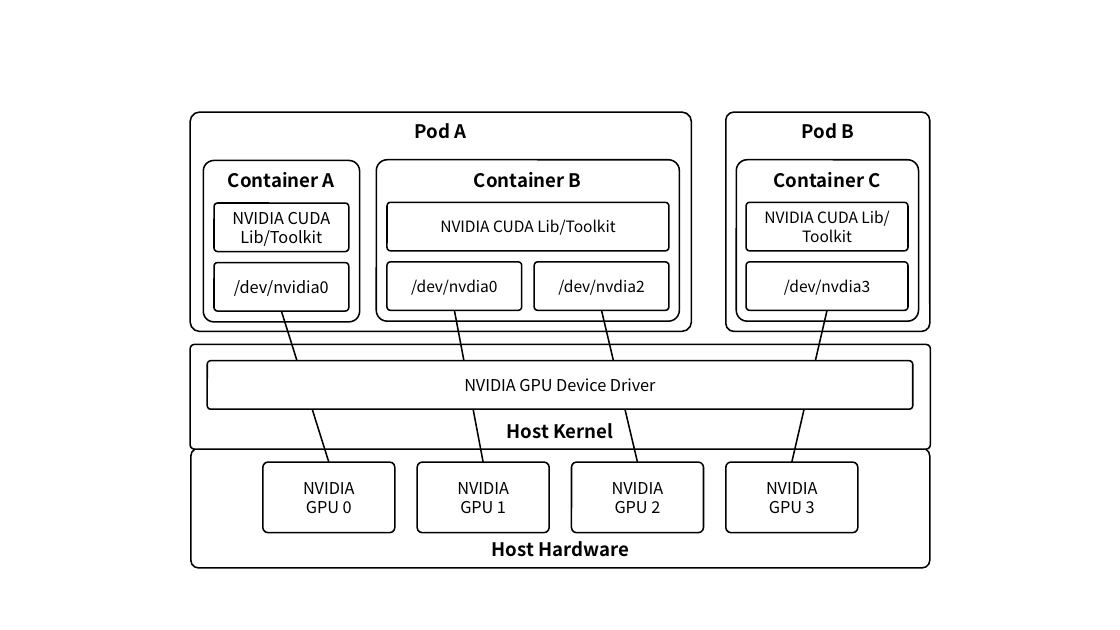
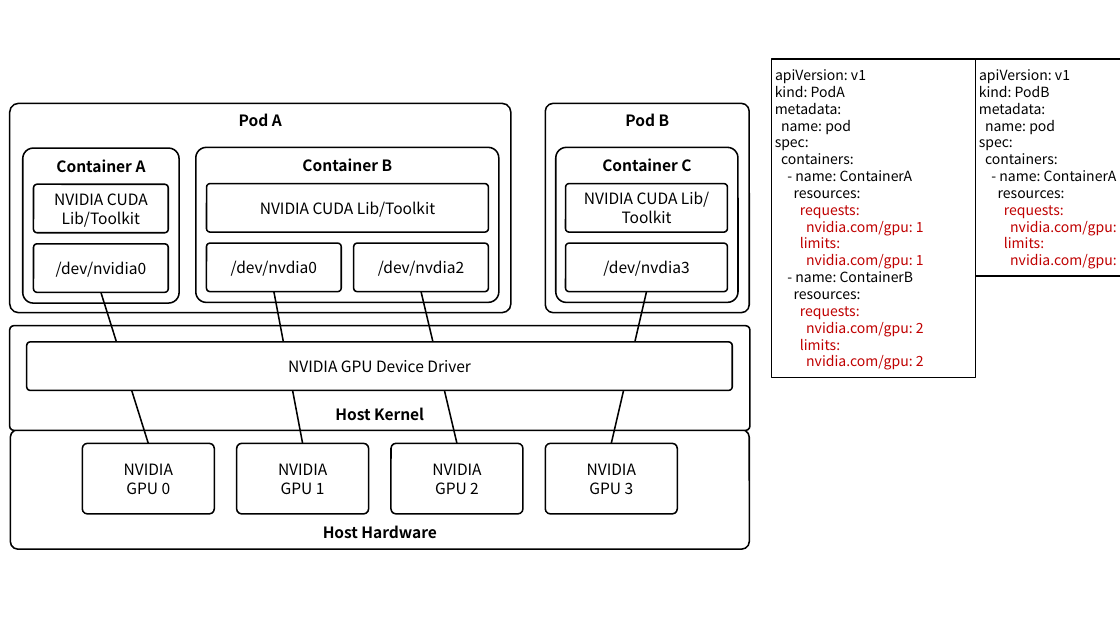
Before and after one commit to ssup2/blog-software, a slide deck: slide 2 of content/docs/theory-analysis/kubernetes-nvidia-device-plugin/images/images.pptx. Drawn at 1120x630 pixels with LibreOffice and Linux fonts; fonts in the diff are those of the drawing. Boxes give left, top, right and bottom in pixels: in the first picture for what was removed or moved away, otherwise in the second. Text is boxed around its words. In the diff, an @@ line names an element or a change of style, - is before the commit and + after.

```diff
--- a/content/docs/theory-analysis/kubernetes-nvidia-device-plugin/images/images.pptx
+++ b/content/docs/theory-analysis/kubernetes-nvidia-device-plugin/images/images.pptx
@@ rectangle added at (772, 59, 976, 377), fill #FFFFFF, outline #000000 1 pt, 9 pt, text #000000 @@
+apiVersion: v1
+kind: PodA
+metadata:
+name: pod
+spec:
+containers:
+- name: ContainerA
+resources:
+requests:
+nvidia.com/gpu: 1
+limits:
+nvidia.com/gpu: 1
+- name: ContainerB
+resources:
+requests:
+nvidia.com/gpu: 2
+limits:
+nvidia.com/gpu: 2
@@ rectangle added at (976, 59, 1120, 277), fill #FFFFFF, outline #000000 1 pt, 9 pt, text #000000 @@
+apiVersion: v1
+kind: PodB
+metadata:
+name: pod
+spec:
+containers:
+- name: ContainerA
+resources:
+requests:
+nvidia.com/gpu: 1
+limits:
+nvidia.com/gpu: 1
@@ rounded rectangle "Pod A": place and size @@
-rounded rectangle "Pod A" at (190, 112, 692, 332)
+rounded rectangle "Pod A" at (10, 103, 512, 312)
@@ rounded rectangle "Pod B": place and size @@
-rounded rectangle "Pod B" at (726, 112, 930, 332)
+rounded rectangle "Pod B" at (545, 103, 749, 312)
@@ size 12 to 10 pt in 7 elements at (10, 430, 749, 550), (10, 326, 750, 431), (10, 103, 512, 312), (545, 103, 749, 312), (196, 148, 500, 302), (556, 148, 738, 302), (22, 148, 179, 302) @@
@@ rounded rectangle "Container A": place and size @@
-rounded rectangle "Container A" at (204, 160, 361, 321)
+rounded rectangle "Container A" at (22, 148, 179, 302)
@@ rounded rectangle "Container B": place and size @@
-rounded rectangle "Container B" at (376, 160, 680, 321)
+rounded rectangle "Container B" at (196, 148, 500, 302)
@@ rounded rectangle "Container C": place and size @@
-rounded rectangle "Container C" at (736, 160, 918, 321)
+rounded rectangle "Container C" at (556, 148, 738, 302)
@@ 14 rounded rectangles, 4 lines: place and size @@
-14 rounded rectangles, 4 lines at (190, 203, 931, 568)
+14 rounded rectangles, 4 lines at (10, 184, 750, 550)
@@ size 10.5 to 10 pt in 7 elements at (27, 342, 732, 390), (34, 244, 168, 292), (34, 185, 168, 233), (391, 444, 523, 514), (83, 444, 215, 514), (236, 444, 368, 514), (545, 444, 678, 514) @@
```
Also in this commit, not shown: 2 other files.
